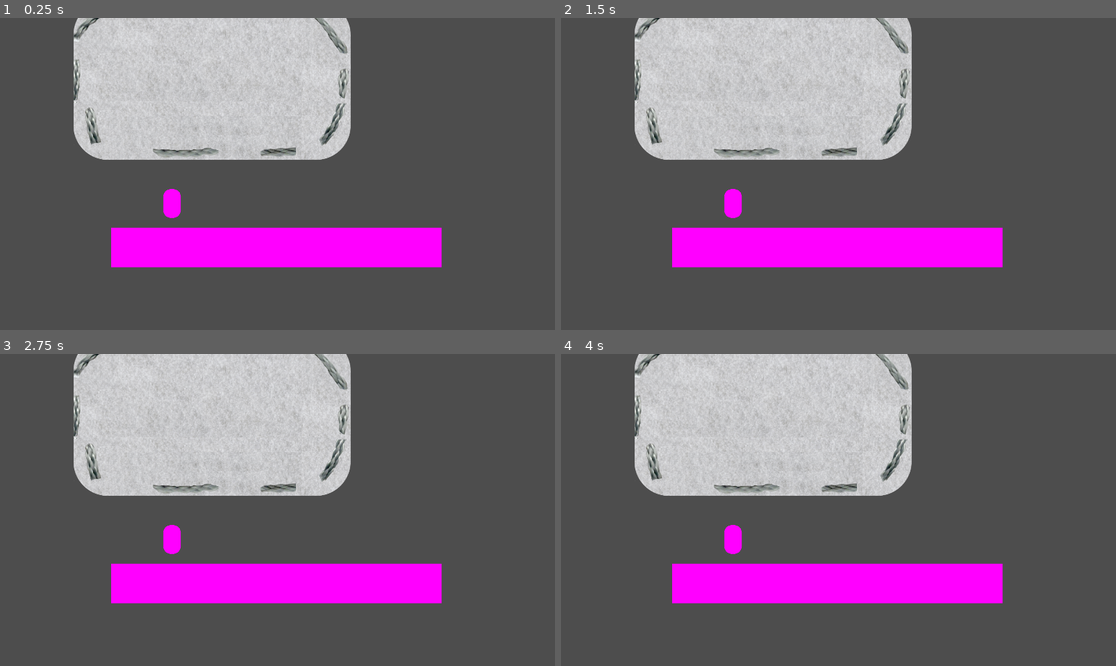
Above: before the commit, frames 1-4 (two rows, left to right).
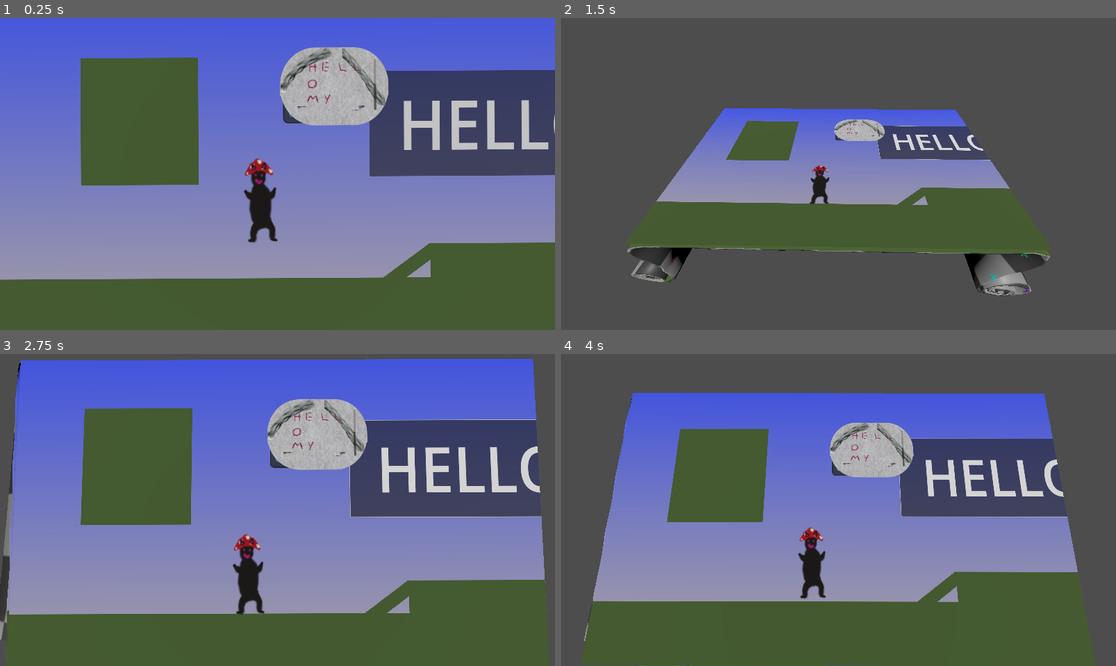
Above: after the commit, the same moments.

Repository: TaniyaPeters/Wholesome-Game-Jam-2024
Game: Godot game, scene res://game/game.tscn
Same seed, same stepped clock (60 frames per second), same inputs: the game is played once before the commit and once after it. Before the commit the project starts from res://text-box/test-text.tscn. The engine's default icon, where the game draws it, is replaced by a stand-in: a white triangle on a blue panel in a dark square.
Inputs (mouse positions are in pixels of both pictures, inside the frame that each line leads up to):
- Up to frame 1 (0.25 s): no input
- Up to frame 2 (1.5 s): move the mouse to (960, 158) at 0.52 s; hold D (move_right) 0.53-1.25 s; hold Tab (change_view) 0.53-1.25 s; click (960, 158) at 0.67 s; tap Space (jump) at 0.77 s; drag from (727, 189) to (810, 236) at 1.27 s
- Up to frame 3 (2.75 s): tap Enter at 2 s; move the mouse to (333, 441) at 2.02 s; hold D (move_right) from 2.03 s (still down); hold Tab (change_view) from 2.03 s (still down)
- Up to frame 4 (4 s): release D (move_right) at 2.75 s; release Tab (change_view) at 2.75 s; drag from (810, 572) to (672, 463) at 2.77 s; tap Space (jump) at 3.5, 3.77 s; move the mouse to (1005, 556) at 3.52 s; hold A (move_left) from 3.53 s (still down); hold Tab (change_view) from 3.53 s (still down)

The runs differ from the first frame. In frame 1, 90% of the frame differs, in the area x 0-100%, y 0-100%; in frame 2, 47%; in frame 3, 86%; in frame 4, 73%.

Commit message:
Started audio implementation

Diff:
--- /dev/null
+++ b/audio/audio_manager.gd
@@ -0,0 +1,40 @@
+extends Node
+
+
+@export var ambience_streams: Array[AudioStream]
+
+
+const AMBIENCE_VOLUME_FADEIN := 0.0
+const AMBIENCE_VOLUME_FADEOUT := -24.0
+
+
+@onready var ambience_bus = AudioServer.get_bus_index("Ambience")
+@onready var ambience_bus_target_volume := AudioServer.get_bus_volume_db(ambience_bus)
+
+
+func _ready() -> void:
+	generate_ambience_streams()
+
+
+func _process(delta: float) -> void:
+	var ambience_bus_volume := AudioServer.get_bus_volume_db(ambience_bus)
+	if ambience_bus_volume == ambience_bus_target_volume:
+		return
+	AudioServer.set_bus_volume_db(ambience_bus, lerp(ambience_bus_volume, ambience_bus_target_volume, 0.01))
+
+
+func generate_ambience_streams():
+	for ambience_stream in ambience_streams:
+		print(ambience_stream)
+
+
+func fade_bus_volume_to(bus_index: int, value_db: float):
+	ambience_bus_target_volume = value_db
+
+
+func fade_in_ambience():
+	fade_bus_volume_to(ambience_bus, AMBIENCE_VOLUME_FADEIN)
+
+
+func fade_out_ambience():
+	fade_bus_volume_to(ambience_bus, AMBIENCE_VOLUME_FADEOUT)
--- /dev/null
+++ b/audio/audio_manager.tscn
@@ -0,0 +1,18 @@
+[gd_scene load_steps=7 format=3 uid="uid://bko7qa4x2057x"]
+
+[ext_resource type="Script" path="res://audio/audio_manager.gd" id="1_hci2i"]
+[ext_resource type="AudioStream" uid="uid://dt4b035lgpcpu" path="res://audio/ambience/Developers Talking 01.wav" id="2_b15xi"]
+[ext_resource type="AudioStream" uid="uid://diqclnsvx6pe3" path="res://audio/ambience/Cats 01.wav" id="2_fmbh6"]
+[ext_resource type="AudioStream" uid="uid://ckdtod4qlxwpo" path="res://audio/ambience/Coffee Shop 01.wav" id="3_2wqaw"]
+[ext_resource type="AudioStream" uid="uid://cgjpraore4oc5" path="res://audio/ambience/Drawing 01.wav" id="5_uqpbm"]
+[ext_resource type="AudioStream" uid="uid://vfjqgtc1ujrv" path="res://audio/ambience/Guitars.wav" id="6_qqgv1"]
+
+[node name="AudioManager" type="Node"]
+script = ExtResource("1_hci2i")
+ambience_streams = Array[AudioStream]([ExtResource("2_fmbh6"), ExtResource("3_2wqaw"), ExtResource("2_b15xi"), ExtResource("5_uqpbm"), ExtResource("6_qqgv1")])
+
+[node name="AudioStreamPlayer" type="AudioStreamPlayer" parent="."]
+stream = ExtResource("2_b15xi")
+volume_db = 24.0
+autoplay = true
+bus = &"Ambience"
--- /dev/null
+++ b/default_bus_layout.tres
@@ -0,0 +1,9 @@
+[gd_resource type="AudioBusLayout" format=3 uid="uid://hsoh2twf606p"]
+
+[resource]
+bus/1/name = &"Ambience"
+bus/1/solo = false
+bus/1/mute = false
+bus/1/bypass_fx = false
+bus/1/volume_db = -24.137
+bus/1/send = &"Master"
--- a/game/game_2d.tscn
+++ b/game/game_2d.tscn
@@ -1,9 +1,10 @@
-[gd_scene load_steps=9 format=3 uid="uid://c7t70yce8oky3"]
+[gd_scene load_steps=10 format=3 uid="uid://c7t70yce8oky3"]
 
 [ext_resource type="Script" path="res://game/game_2d.gd" id="1_m42hk"]
 [ext_resource type="PackedScene" uid="uid://dtd8f15s62vwb" path="res://player/player_2d.tscn" id="3_we32d"]
 [ext_resource type="Texture2D" uid="uid://ctff6mu3gopx6" path="res://icon_dark.svg" id="4_hrqgr"]
 [ext_resource type="Texture2D" uid="uid://ccgmsu8n2gy25" path="res://icon.svg" id="4_raakw"]
+[ext_resource type="PackedScene" uid="uid://42dteda40tcg" path="res://text-box/text_box.tscn" id="5_gs4qp"]
 
 [sub_resource type="Gradient" id="Gradient_1o46r"]
 colors = PackedColorArray(0.277637, 0.365693, 1, 1, 0.771964, 0.730897, 0.728309, 1)
@@ -102,3 +103,9 @@
 texture_normal = ExtResource("4_raakw")
 texture_pressed = ExtResource("4_hrqgr")
 texture_hover = ExtResource("4_hrqgr")
+
+[node name="TextBox" parent="." instance=ExtResource("5_gs4qp")]
+offset_left = 64.0
+offset_top = -398.0
+offset_right = 433.0
+offset_bottom = -153.0
--- a/player/camera.gd
+++ b/player/camera.gd
@@ -28,11 +28,13 @@
 
 	in_transition = true
 	if camera_outside.current:
+		AudioManager.fade_out_ambience()
 		transition_camera(camera_outside, camera_top, 1.0)
 		await tween.finished
 		game_2d.unpause()
 	else:
 		game_2d.pause()
+		AudioManager.fade_in_ambience()
 		transition_camera(camera_top, camera_outside, 1.0)
 		await tween.finished
 
--- a/project.godot
+++ b/project.godot
@@ -11,18 +11,24 @@
 [application]
 
 config/name="Wholesome-Game-Jam-2024/"
-run/main_scene="res://text-box/test-text.tscn"
+run/main_scene="res://game/game.tscn"
 config/features=PackedStringArray("4.3", "Forward Plus")
 config/icon="res://icon.svg"
 
 [autoload]
 
+GameManager="*res://game/game_manager.tscn"
 DialogueManager="*res://text-box/DialogueManager.gd"
+AudioManager="*res://audio/audio_manager.tscn"
 
 [display]
 
 window/size/viewport_width=1920
 window/size/viewport_height=1080
+
+[global_group]
+
+Games="Both 3D and 2D games"
 
 [input]
 
@@ -71,3 +77,4 @@
 [physics]
 
 2d/default_gravity=1960.0
+2d/size/viewport_width=1920
--- a/text-box/text_box.tscn
+++ b/text-box/text_box.tscn
@@ -53,6 +53,7 @@
 theme_override_colors/default_color = Color(0.79314, 0.0573685, 0.504535, 1)
 theme_override_fonts/normal_font = ExtResource("3_2vrng")
 theme_override_font_sizes/normal_font_size = 50
+text = "HELLO MY NAME IS ALARU"
 metadata/_edit_use_anchors_ = true
 
 [node name="Sprite" type="RichTextLabel" parent="Panel2"]
Not shown, added: audio/ambience/Cats 01.wav.import
Not shown, added: audio/ambience/Coffee Shop 01.wav.import
Not shown, added: audio/ambience/Developers Talking 01.wav.import
Not shown, added: audio/ambience/Drawing 01.wav.import
Not shown, added: audio/ambience/Guitars.wav.import
Not shown, changed: resources/Cat No Stitch.png.import
Not shown, changed: resources/Cat Stitch.png.import
Not shown: 1 places in text-box/text_box.tscn that only renumber resources
Not shown, added: audio/ambience/Cats 01.wav
Not shown, added: audio/ambience/Coffee Shop 01.wav
Not shown, added: audio/ambience/Developers Talking 01.wav
Not shown, added: audio/ambience/Drawing 01.wav
(and 1 more such lines)
